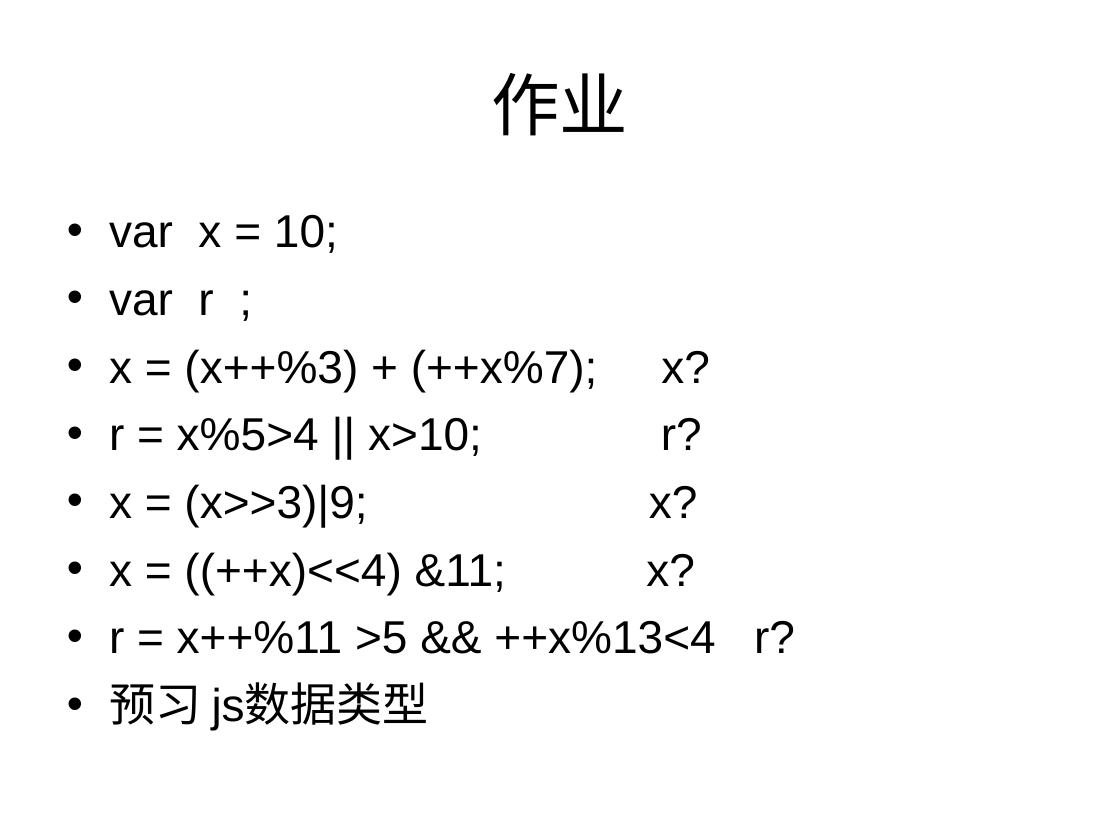
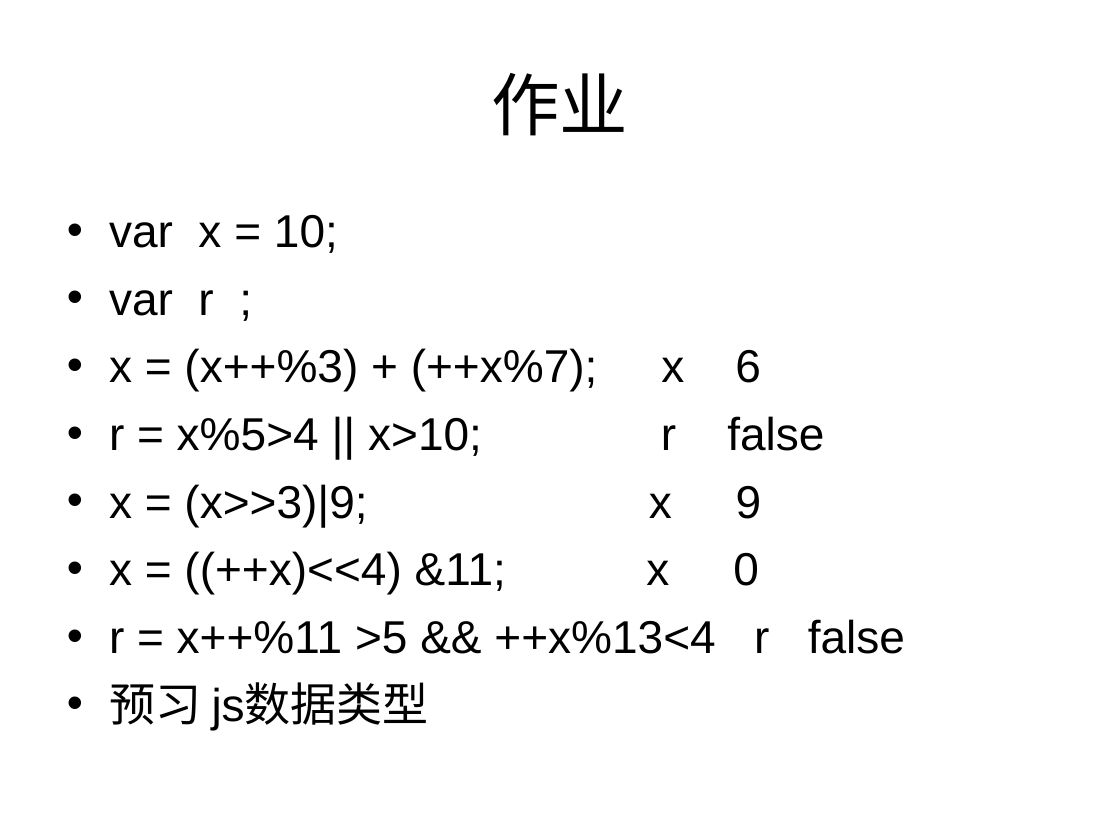
Before and after one commit to cd-vr1class/homework, a slide deck: slide 14 of ppt/7-7js运算符.ppt. Drawn at 1120x840 pixels with LibreOffice and Linux fonts; fonts in the diff are those of the drawing. Boxes give left, top, right and bottom in pixels: in the first picture for what was removed or moved away, otherwise in the second. Text is boxed around its words. In the diff, an @@ line names an element or a change of style, - is before the commit and + after.

```diff
--- a/ppt/7-7js运算符.ppt
+++ b/ppt/7-7js运算符.ppt
@@ text at <box>109,348,905,654</box>: text changed @@
-• x = (x++%3) + (++x%7); x?
-• r = x%5>4 || x>10; r?
-• x = (x>>3)|9; x?
-• x = ((++x)<<4) &11; x?
-• r = x++%11 >5 && ++x%13<4 r?
+• x = (x++%3) + (++x%7); x 6
+• r = x%5>4 || x>10; r false
+• x = (x>>3)|9; x 9
+• x = ((++x)<<4) &11; x 0
+• r = x++%11 >5 && ++x%13<4 r false
```
Also in this commit, not shown: 4 other files.
